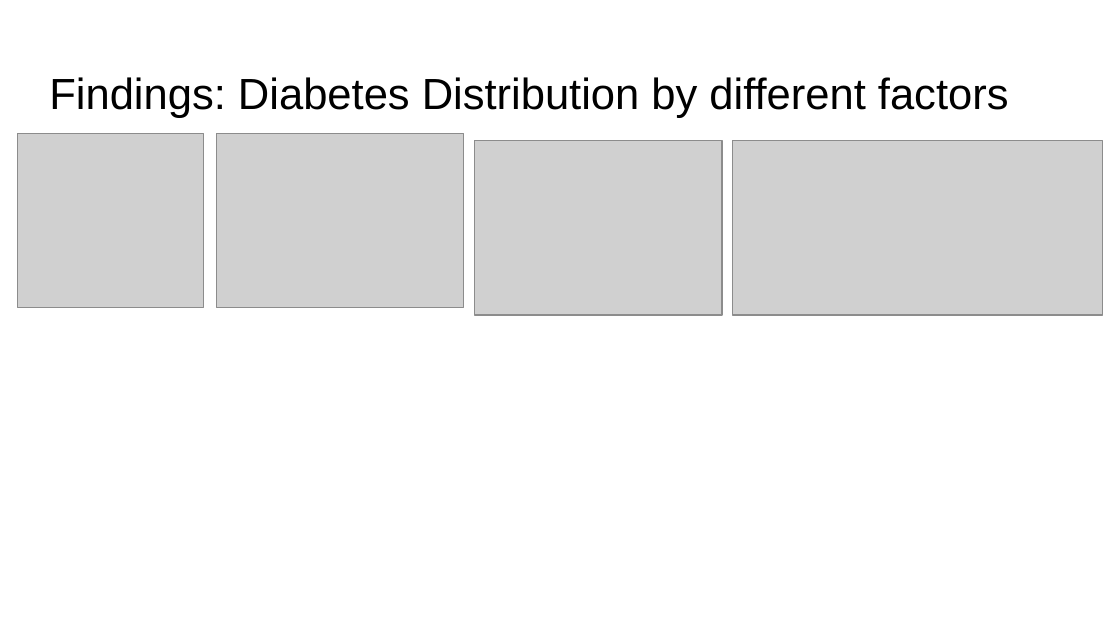
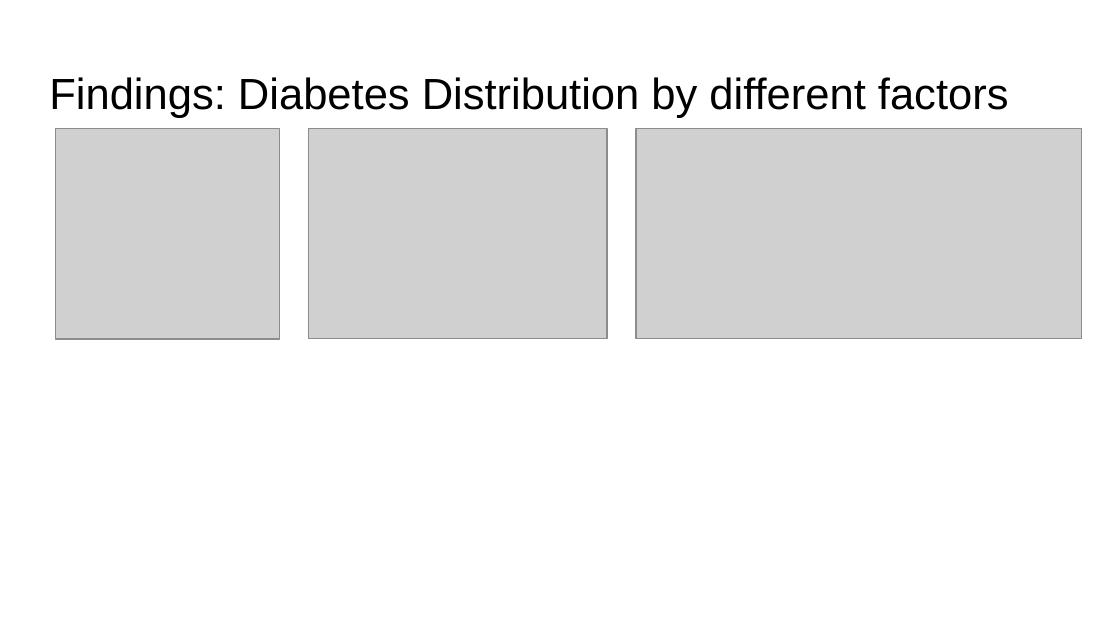
Before and after one commit to an-m-t/EDX-Final-Project-Week, a slide deck: slide 9 of DSE 200X Final Project Presentation Template.pptx. Drawn at 1120x630 pixels with LibreOffice and Linux fonts; fonts in the diff are those of the drawing; grey boxes stand for pictures. Boxes give left, top, right and bottom in pixels: in the first picture for what was removed or moved away, otherwise in the second. Text is boxed around its words. In the diff, an @@ line names an element or a change of style, - is before the commit and + after.

```diff
--- a/DSE 200X Final Project Presentation Template.pptx
+++ b/DSE 200X Final Project Presentation Template.pptx
@@ picture removed at (x1=17, y1=133, x2=203, y2=308) @@
@@ picture added at (x1=55, y1=129, x2=280, y2=339) @@
@@ picture removed at (x1=216, y1=133, x2=464, y2=308) @@
@@ picture added at (x1=309, y1=129, x2=607, y2=338) @@
@@ picture removed at (x1=475, y1=141, x2=722, y2=316) @@
@@ picture resized from (x1=732, y1=141, x2=1102, y2=316) to (x1=636, y1=129, x2=1082, y2=338) @@
```
Also in this commit, not shown: 1 other slide changed, 6 other files.
